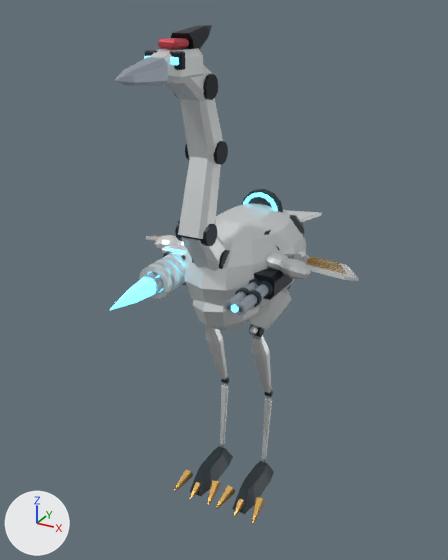
Before and after pictures for a commit that changed the glTF model public/assets/models/combat/t05.glb.
The view is the same before and after, from a camera (50 mm lens) standing at (3.27, -6.31, 6.16) and looking at (0.08, -0.51, 3.26). Lighting does not change. The marker at lower left points along +X, +Y and +Z. The older version comes first. Where no turn or scale is listed for an object, it has been applied to the vertices.
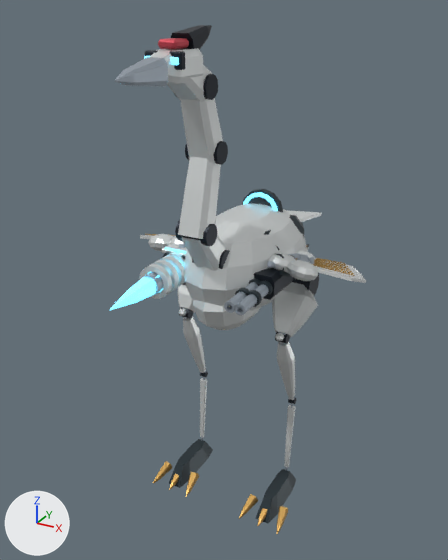
What the commit changed:
Mesh me_export_shoulder_l_shade is new.
It has 48 vertices, 96 faces and spans x -0.161..0.161, y -0.155..0.155, z -0.156..0.156.
It uses material mat_shade (dark blue #313d43).
Object 'Export_hip_l_armor' (ob_export_hip_l_armor) moves from (0.34, 0.34, 3.04) to (0.69, 0.34, 3.04).
Object 'Export_hip_l_dark' (ob_export_hip_l_dark) moves from (0.34, 0.34, 3.04) to (0.69, 0.34, 3.04).
Object 'Export_ankle_l_armor' (ob_export_ankle_l_armor) moves from (0.34, 0.29, 1.31) to (0.69, 0.29, 1.31).
Object 'Export_ankle_l_dark' (ob_export_ankle_l_dark) moves from (0.34, 0.29, 1.31) to (0.69, 0.29, 1.31).
Object 'Export_toe_l_brass' (ob_export_toe_l_brass) moves from (0.34, 0.2, 0.11) to (0.69, 0.2, 0.11).
Object 'Export_toe_l_shade' (ob_export_toe_l_shade) moves from (0.34, 0.2, 0.11) to (0.69, 0.2, 0.11).
Object 'Export_knee_l_armor' (ob_export_knee_l_armor) moves from (0.34, -0.14, 2.49) to (0.69, -0.14, 2.49).
Object 'Export_knee_l_dark' (ob_export_knee_l_dark) moves from (0.34, -0.14, 2.49) to (0.69, -0.14, 2.49).
Object 'Export_hip_r_armor' (ob_export_hip_r_armor) moves from (-0.34, 0.34, 3.04) to (-0.69, 0.34, 3.04).
Object 'Export_hip_r_steel' (ob_export_hip_r_steel) moves from (-0.34, 0.34, 3.04) to (-0.69, 0.34, 3.04).
Object 'Export_ankle_r_armor' (ob_export_ankle_r_armor) moves from (-0.34, 0.29, 1.31) to (-0.69, 0.29, 1.31).
Object 'Export_ankle_r_dark' (ob_export_ankle_r_dark) moves from (-0.34, 0.29, 1.31) to (-0.69, 0.29, 1.31).
Object 'Export_toe_r_brass' (ob_export_toe_r_brass) moves from (-0.34, 0.2, 0.11) to (-0.69, 0.2, 0.11).
Object 'Export_toe_r_shade' (ob_export_toe_r_shade) moves from (-0.34, 0.2, 0.11) to (-0.69, 0.2, 0.11).
Object 'Export_knee_r_armor' (ob_export_knee_r_armor) moves from (-0.34, -0.14, 2.49) to (-0.69, -0.14, 2.49).
Object 'Export_knee_r_dark' (ob_export_knee_r_dark) moves from (-0.34, -0.14, 2.49) to (-0.69, -0.14, 2.49).
Object 'Export_light_muzzle_glow' (ob_export_light_muzzle_glow) is deleted.
Object 'Export_elbow_l_armor' (ob_export_elbow_l_armor) moves from (0.59, 0.4, 3.28) to (0.68, 0.4, 3.28).
Object 'Export_elbow_l_brass' (ob_export_elbow_l_brass) moves from (0.59, 0.4, 3.28) to (0.68, 0.4, 3.28).
Object 'Export_wrist_l_armor' (ob_export_wrist_l_armor) moves from (0.84, -0.25, 3.42) to (0.93, -0.25, 3.42).
Object 'Export_shoulder_l_armor' (ob_export_shoulder_l_armor) moves from (0.58, -0.18, 3.44) to (0.67, -0.18, 3.44).
Object 'Export_elbow_r_armor' (ob_export_elbow_r_armor) moves from (-0.59, 0.4, 3.28) to (-0.68, 0.4, 3.28).
Object 'Export_wrist_r_armor' (ob_export_wrist_r_armor) moves from (-0.84, -0.25, 3.42) to (-0.93, -0.25, 3.42).
Object 'Export_shoulder_l_shade' (ob_export_shoulder_l_shade) is new; it shows me_export_shoulder_l_shade.
Its location is (0.67, -0.18, 3.44).

What differs and where, as boxes (x1, y1, x2, y2) in the pictures (448 x 560 px):
'Export_hip_l_armor', moved: before (249, 289, 292, 331); after (272, 282, 318, 337)
'Export_toe_l_shade', moved: before (232, 461, 274, 514); after (255, 469, 296, 523)
'Export_toe_r_shade', moved: before (190, 446, 233, 496); after (169, 439, 213, 488)
'Export_knee_l_armor', moved: before (249, 326, 271, 393); after (276, 333, 295, 400)
'Export_knee_r_armor', moved: before (206, 326, 227, 380); after (178, 308, 206, 373)
'Export_toe_l_brass', moved: before (216, 485, 264, 524); after (239, 494, 288, 534)
'Export_toe_r_brass', moved: before (173, 469, 220, 506); after (153, 461, 199, 497)
'Export_ankle_l_armor', moved: before (262, 398, 272, 460); after (284, 405, 295, 468)
'Export_ankle_r_armor', moved: before (220, 385, 228, 445); after (200, 378, 207, 438)
'Export_wrist_l_armor', moved: before (279, 258, 311, 280); after (287, 247, 318, 281)
'Export_elbow_l_armor', moved: before (297, 251, 359, 281); after (297, 250, 366, 283)
'Export_shoulder_l_armor', moved: before (265, 252, 289, 270); after (269, 253, 295, 273)
'Export_elbow_l_brass', moved: before (306, 257, 347, 274); after (313, 258, 355, 276)
'Export_wrist_r_armor', moved: before (154, 235, 178, 251); after (148, 234, 173, 251)
'Export_hip_r_armor', moved (not visible before): after (178, 284, 195, 313)
'Export_hip_l_dark', moved (not visible before): after (292, 273, 319, 295)
'Export_knee_l_dark', moved: before (249, 325, 264, 337); after (275, 332, 290, 343)
'Export_shoulder_l_shade', added: after (276, 254, 296, 277)
'Export_elbow_r_armor', moved (mostly hidden): before (146, 236, 159, 241); after (140, 235, 153, 239)
'Export_ankle_l_dark', moved: before (265, 391, 273, 397); after (288, 398, 296, 404)
'Export_ankle_r_dark', moved: before (221, 378, 229, 384); after (200, 372, 208, 377)
'Export_knee_r_dark', moved (not visible before): after (179, 308, 193, 318)
'Export_light_muzzle_glow', deleted: before (231, 304, 239, 313)
